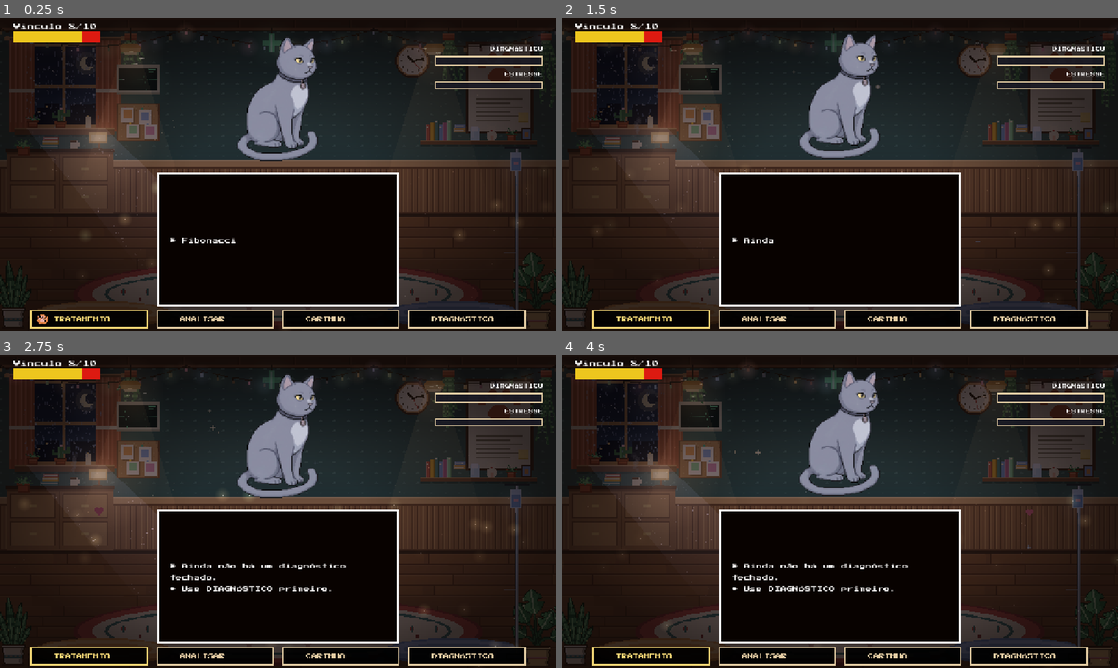
Above: before the commit, frames 1-4 (two rows, left to right).
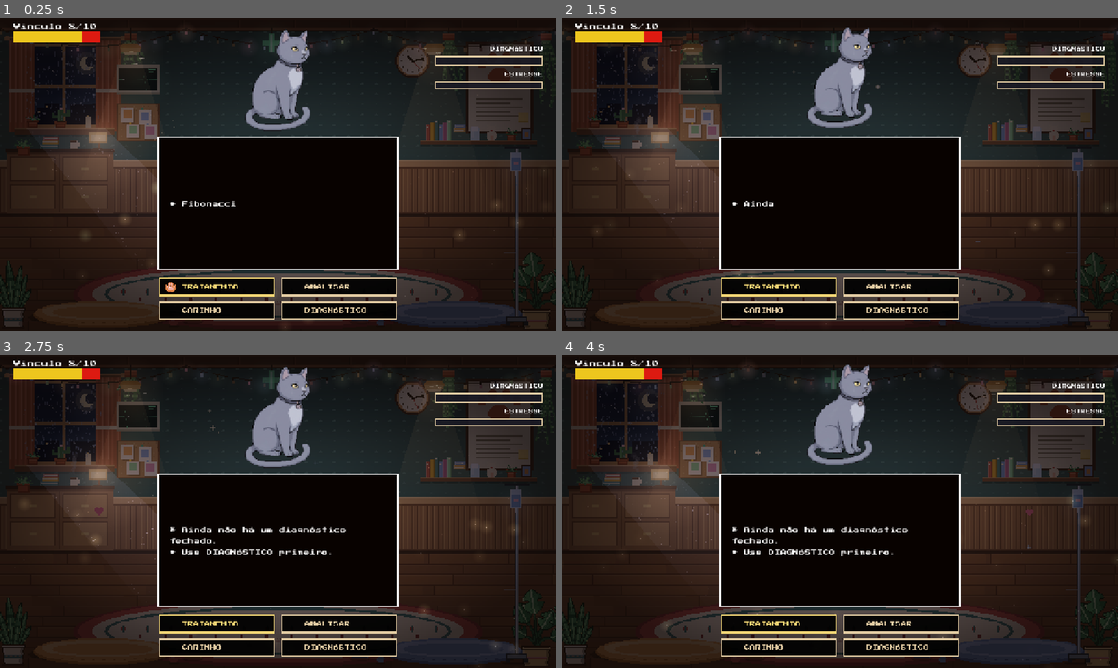
Above: after the commit, the same moments.

Repository: cauang/Veet
Game: Godot game, scene res://scenes/batalha/batalha.tscn
The game is run twice, just before and just after one commit, with the same random seed, the same clock (stepped at 60 frames per second) and the same inputs. This scene is started directly instead of the project's main scene.
Inputs (mouse positions are in pixels of both pictures, inside the frame that each line leads up to):
- Up to frame 1 (0.25 s): no input
- Up to frame 2 (1.5 s): tap Enter (ui_accept) at 0.5, 0.77 s; move the mouse to (812, 237) at 0.52 s; hold Up (ui_up) 0.53-1.25 s; tap Space at 0.6 s; click (812, 237) at 0.67 s; click "TRATAMENTO" at 1.25 s
- Up to frame 3 (2.75 s): click "ANALISAR" at 2 s
- Up to frame 4 (4 s): click "CARINHO" at 2.75 s; drag from (1006, 558) to (812, 574) at 3.52 s

The runs differ from the first frame. In frame 1, 15% of the frame differs, in the area x 5-95%, y 3-100%; in frame 2, 15%; in frame 3, 16%; in frame 4, 16%, in the area x 5-95%, y 2-100%.

Commit message:
fix: tratamento certo conclui o caso, botoes 2x2, caixa mais alta e projeteis cortados na borda
- Tratamento correto leva a barra a 100% e conclui (conclui_caso no JSON), sem ficar preso
- Menu de acoes em grade 2x2 (setas esquerda/direita trocam coluna, cima/baixo trocam linha)
- Caixa de esquiva e gato subiram para abrir espaco aos botoes
- Emissor passa a ficar dentro da Caixa (clip): projeteis nascem a 14px da borda e so aparecem dentro dela

Diff:
--- a/data/batalha/fibonacci.json
+++ b/data/batalha/fibonacci.json
@@ -57,7 +57,7 @@
       "requer_diagnostico": true,
       "texto_sem_diagnostico": "* Ainda não há um diagnóstico fechado.\n* Use DIAGNÓSTICO primeiro.",
       "opcoes": [
-        { "id": "radiografia", "rotulo": "Radiografia + remoção", "correto": true, "progresso": 20, "estresse": 0,
+        { "id": "radiografia", "rotulo": "Radiografia + remoção", "correto": true, "conclui_caso": true, "progresso": 20, "estresse": 0,
           "padrao": "ondas_dor", "duracao": 12, "intensidade": 1.25,
           "texto": "* Radiografia, remoção do corpo estranho e analgesia.\n* O tratamento deu certo!" },
         { "id": "antiemetico", "rotulo": "Só antiemético", "correto": false, "progresso": 0, "estresse": 2,
--- a/scenes/batalha/batalha.tscn
+++ b/scenes/batalha/batalha.tscn
@@ -54,10 +54,10 @@
 unique_name_in_owner = true
 texture_filter = 1
 layout_mode = 0
-offset_left = 440.0
-offset_top = 20.0
-offset_right = 840.0
-offset_bottom = 340.0
+offset_left = 480.0
+offset_top = 8.0
+offset_right = 800.0
+offset_bottom = 268.0
 mouse_filter = 2
 texture = ExtResource("6_gato")
 expand_mode = 1
@@ -70,9 +70,9 @@
 [node name="Moldura" type="PanelContainer" parent="."]
 layout_mode = 0
 offset_left = 361.0
-offset_top = 356.0
+offset_top = 272.0
 offset_right = 919.0
-offset_bottom = 664.0
+offset_bottom = 580.0
 mouse_filter = 2
 theme_override_styles/panel = SubResource("Moldura")
 
@@ -99,14 +99,16 @@
 mouse_filter = 2
 theme_override_constants/separation = 16
 
-[node name="Menu" type="HBoxContainer" parent="."]
-unique_name_in_owner = true
-layout_mode = 0
-offset_left = 70.0
-offset_top = 672.0
-offset_right = 1210.0
-offset_bottom = 714.0
-theme_override_constants/separation = 20
+[node name="Menu" type="GridContainer" parent="."]
+unique_name_in_owner = true
+layout_mode = 0
+offset_left = 365.0
+offset_top = 598.0
+offset_right = 915.0
+offset_bottom = 694.0
+theme_override_constants/h_separation = 16
+theme_override_constants/v_separation = 12
+columns = 2
 
 [node name="Cursor" type="TextureRect" parent="."]
 unique_name_in_owner = true
--- a/scenes/batalha/caixinha/caixinha.gd
+++ b/scenes/batalha/caixinha/caixinha.gd
@@ -19,7 +19,7 @@
 @onready var patinha: Sprite2D = $Patinha
 @onready var area_patinha: Area2D = $Patinha/AreaPatinha
 @onready var hud_saude = $HudSaude
-@onready var emissor = $EmissorProjeteis
+@onready var emissor = $Caixa/EmissorProjeteis
 @onready var fim_de_jogo = $CamadaFimDeJogo/FimDeJogo
 
 var _limites := Rect2()
@@ -32,7 +32,7 @@
 func _ready() -> void:
 	_limites = Rect2(caixa.position, caixa.size)
 	if _limites.size.x <= 0.0 or _limites.size.y <= 0.0:
-		_limites = Rect2(365.0, 360.0, 550.0, 300.0)
+		_limites = Rect2(365.0, 276.0, 550.0, 300.0)
 
 	if patinha.texture != null:
 		_metade_patinha = patinha.texture.get_size() * patinha.scale * 0.5
--- a/scenes/batalha/caixinha/caixinha.tscn
+++ b/scenes/batalha/caixinha/caixinha.tscn
@@ -14,13 +14,14 @@
 
 [node name="Caixa" type="ColorRect" parent="." unique_id=1841647566]
 offset_left = 365.0
-offset_top = 360.0
+offset_top = 276.0
 offset_right = 915.0
-offset_bottom = 660.0
+offset_bottom = 576.0
+clip_children = 2
 color = Color(0.0325184, 0.009060923, 0.0018470905, 1)
 
 [node name="Patinha" type="Sprite2D" parent="." unique_id=577446792]
-position = Vector2(636, 507.99997)
+position = Vector2(640, 426)
 scale = Vector2(0.082, 0.08)
 texture = ExtResource("2_uhodi")
 
@@ -31,7 +32,7 @@
 [node name="CollisionShape2D" type="CollisionShape2D" parent="Patinha/AreaPatinha" unique_id=12383894]
 shape = SubResource("CircleShape2D_h4t55")
 
-[node name="EmissorProjeteis" type="Node2D" parent="."]
+[node name="EmissorProjeteis" type="Node2D" parent="Caixa"]
 script = ExtResource("4_emissor")
 
 [node name="HudSaude" parent="." unique_id=583242767 instance=ExtResource("3_uhodi")]
--- a/scenes/batalha/hud_saude/hud_saude.tscn
+++ b/scenes/batalha/hud_saude/hud_saude.tscn
@@ -55,9 +55,9 @@
 [node name="TextoFase" type="Label" parent="."]
 layout_mode = 0
 offset_left = 365.0
-offset_top = 300.0
+offset_top = 216.0
 offset_right = 915.0
-offset_bottom = 352.0
+offset_bottom = 268.0
 theme_override_colors/font_color = Color(1, 0.95, 0.78, 1)
 theme_override_colors/font_outline_color = Color(0, 0, 0, 1)
 theme_override_constants/outline_size = 4
--- a/scripts/batalha/batalha.gd
+++ b/scripts/batalha/batalha.gd
@@ -34,7 +34,7 @@
 @onready var caixinha = %Caixinha
 @onready var texto_caixa: Label = %TextoCaixa
 @onready var lista: VBoxContainer = %ListaOpcoes
-@onready var menu: HBoxContainer = %Menu
+@onready var menu: GridContainer = %Menu
 @onready var cursor: TextureRect = %Cursor
 @onready var barra_diagnostico: ProgressBar = %BarraDiagnostico
 @onready var barra_estresse: ProgressBar = %BarraEstresse
@@ -115,7 +115,7 @@
 	for i in ORDEM_ACOES.size():
 		var b := Button.new()
 		b.text = ROTULOS[ORDEM_ACOES[i]]
-		b.custom_minimum_size = Vector2(270, 42)
+		b.custom_minimum_size = Vector2(267, 42)
 		b.size_flags_horizontal = Control.SIZE_EXPAND_FILL
 		b.alignment = HORIZONTAL_ALIGNMENT_LEFT
 		b.focus_mode = Control.FOCUS_NONE
@@ -159,10 +159,10 @@
 func _unhandled_input(evento: InputEvent) -> void:
 	match estado:
 		Estado.MENU:
-			if evento.is_action_pressed("ui_left"):
-				_mover_menu(-1)
-			elif evento.is_action_pressed("ui_right"):
-				_mover_menu(1)
+			if evento.is_action_pressed("ui_left") or evento.is_action_pressed("ui_right"):
+				_mover_menu(_indice_menu ^ 1)       # troca de coluna na mesma linha
+			elif evento.is_action_pressed("ui_up") or evento.is_action_pressed("ui_down"):
+				_mover_menu((_indice_menu + 2) % ORDEM_ACOES.size())   # troca de linha
 			elif evento.is_action_pressed("ui_accept"):
 				_ativar_acao(ORDEM_ACOES[_indice_menu])
 			else:
@@ -216,8 +216,9 @@
 		_ativar_acao(ORDEM_ACOES[i])
 
 
-func _mover_menu(passo: int) -> void:
-	_indice_menu = wrapi(_indice_menu + passo, 0, ORDEM_ACOES.size())
+## Menu em grade 2x2: [TRATAMENTO, ANALISAR] / [CARINHO, DIAGNOSTICO].
+func _mover_menu(novo_indice: int) -> void:
+	_indice_menu = novo_indice
 	_som("hover")
 	_marcar_menu()
 
@@ -334,6 +335,8 @@
 			if not opcao.get("correto", false):
 				ganho = 0
 				erros += 1
+			elif opcao.get("conclui_caso", false):
+				ganho = 100 - progresso   # o tratamento certo fecha o caso, mesmo com a barra incompleta
 
 	_aplicar_efeitos(ganho, variacao_estresse)
 
--- a/scripts/batalha/emissor_projeteis.gd
+++ b/scripts/batalha/emissor_projeteis.gd
@@ -11,7 +11,9 @@
 
 const CENA_PROJETIL: PackedScene = preload("res://scenes/batalha/projeteis/projetil.tscn")
 const PASTA_PADROES := "res://data/padroes_ataque/"
-const MARGEM := 34.0
+## Distancia (fora da borda) onde o projetil nasce. Ele fica invisivel ate cruzar a
+## borda: a caixa corta (clip) tudo que estiver fora dela.
+const MARGEM := 14.0
 const POOL_PADRAO := 32
 
 @export var padroes: PackedStringArray = ["ondas_dor", "gotas_cistite", "ziguezague", "rajada_diagonal"]
@@ -39,7 +41,8 @@
 	_criar_pool()
 
 
-## A caixinha informa os limites da area de jogo antes de iniciar a fase.
+## A caixinha informa os limites da area de jogo (em coordenadas globais) antes de iniciar a fase.
+## Este no fica dentro da Caixa, que corta os projeteis fora dela.
 func definir_limites(area: Rect2) -> void:
 	_limites = area
 
@@ -51,7 +54,7 @@
 		return
 
 	if _limites.size.x <= 0.0 or _limites.size.y <= 0.0:
-		_limites = Rect2(365.0, 360.0, 550.0, 300.0)
+		_limites = Rect2(365.0, 276.0, 550.0, 300.0)
 
 	if padroes.is_empty():
 		push_warning("EmissorProjeteis: nenhum padrao de ataque configurado.")
@@ -182,7 +185,7 @@
 
 	var projetil := _pegar_projetil()
 	projetil.ativar(
-		to_global(origem),
+		origem,
 		direcao,
 		velocidade,
 		_tempo_de_travessia(direcao, velocidade),
@@ -241,8 +244,7 @@
 
 
 func _retangulo_saida() -> Rect2:
-	var origem := to_global(_limites.position)
-	return Rect2(origem, _limites.size).grow(MARGEM + 12.0)
+	return Rect2(_limites.position, _limites.size).grow(MARGEM + 12.0)
 
 
 # ------------------------------------------------------------ dificuldade
